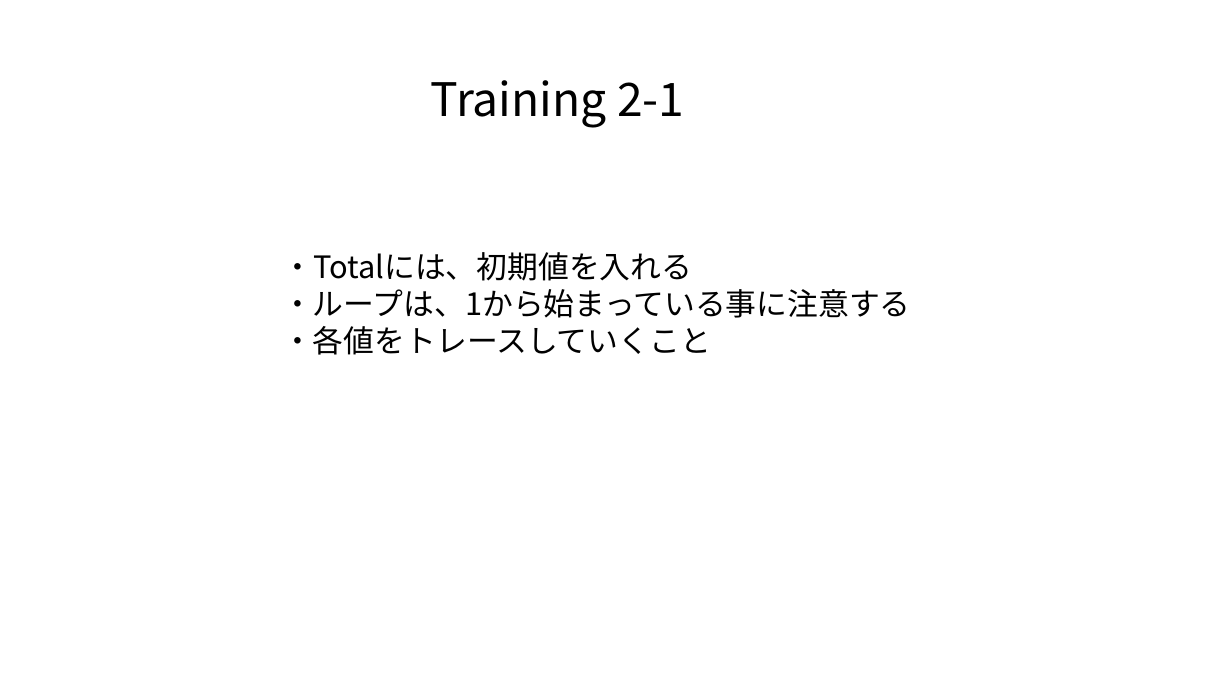
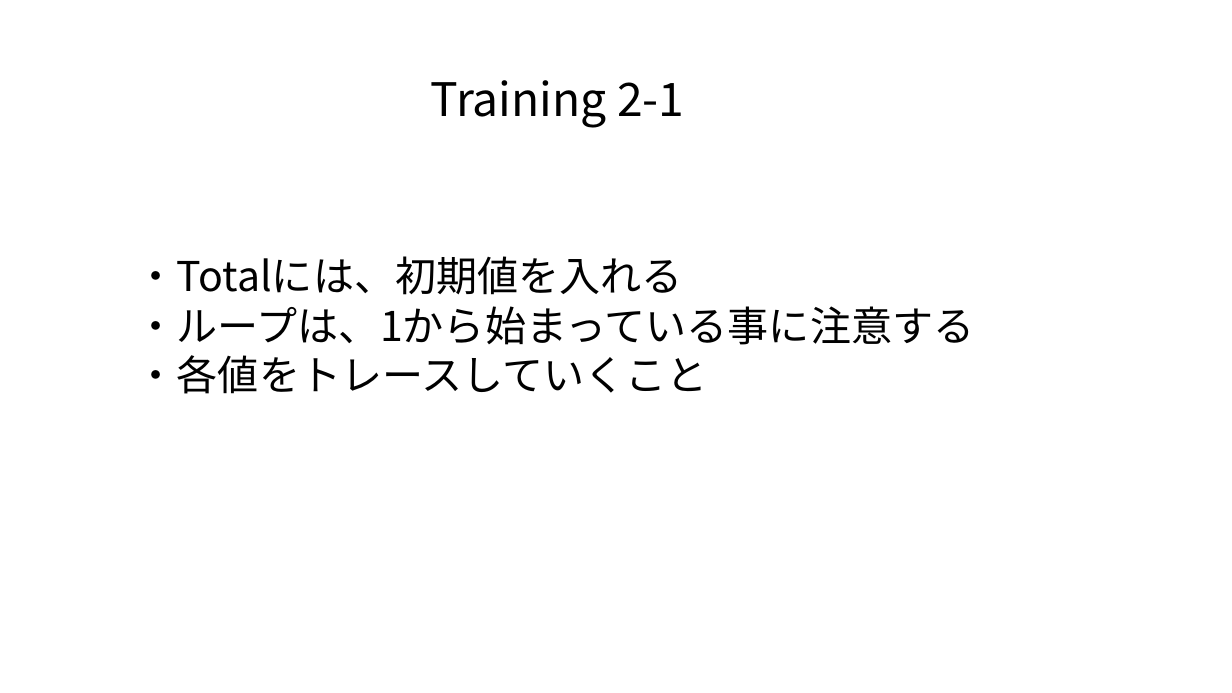
Before and after one commit to masakage/algorithm, a slide deck: slide 10 of docs/第8回最大値最小値を求めるアルゴリズム.pptx (slide 7 before the commit). Drawn at 1232x693 pixels with LibreOffice and Linux fonts; fonts in the diff are those of the drawing. Boxes give left, top, right and bottom in pixels: in the first picture for what was removed or moved away, otherwise in the second. Text is boxed around its words. In the diff, an @@ line names an element or a change of style, - is before the commit and + after.

```diff
--- a/docs/第8回最大値最小値を求めるアルゴリズム.pptx
+++ b/docs/第8回最大値最小値を求めるアルゴリズム.pptx
@@ text "・Totalには、初期値を入れる": place and size @@
-text "・Totalには、初期値を入れる" at (282,252,911,355)
+text "・Totalには、初期値を入れる" at (136,256,975,394)
@@ text "・Totalには、初期値を入れる" at (136,256,975,394): size 24 to 32 pt @@
```
Also in this commit, not shown: 1 other slide changed, 4 slides added, 1 slide removed.
